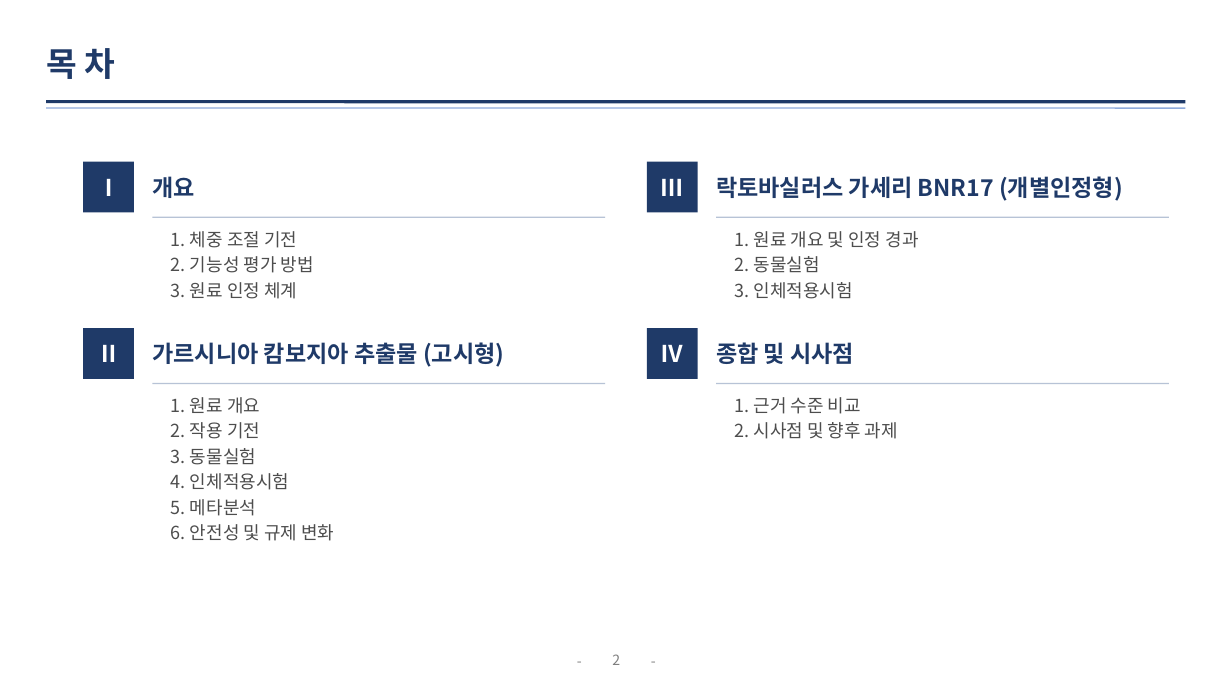
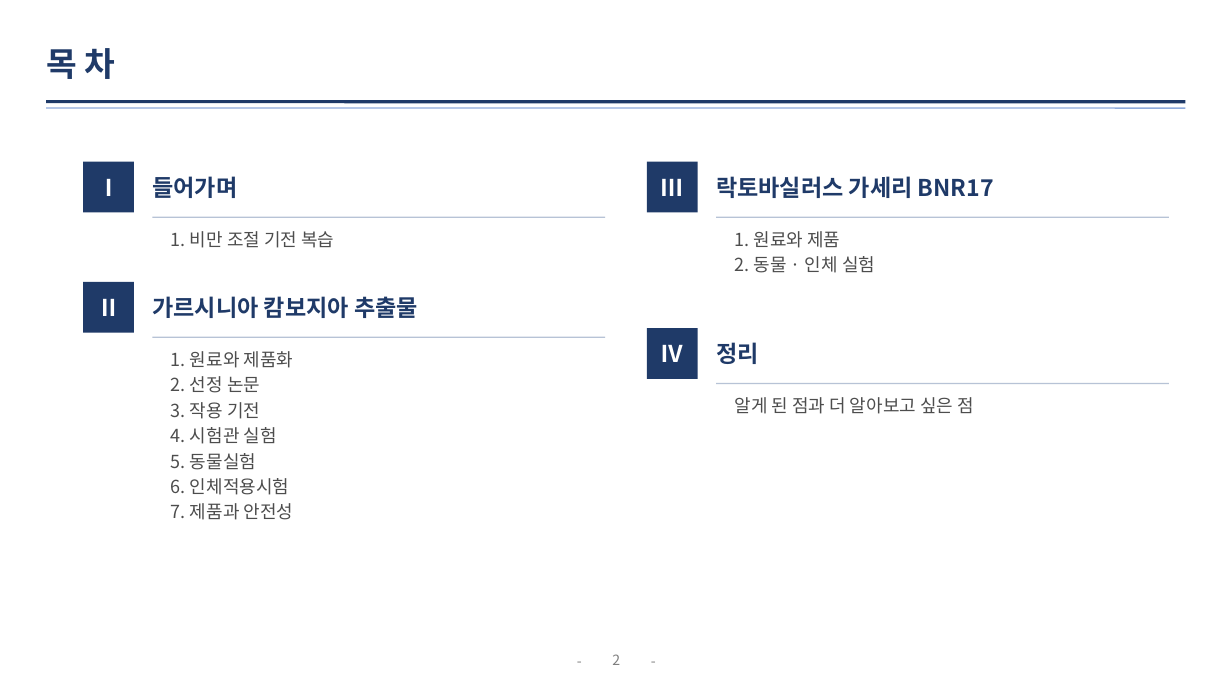
Before and after one commit to logvinca99-cell/logvinca, a slide deck: slide 2 of 발표자료/체중조절_발표_기능성식품학.pptx. Drawn at 1232x693 pixels with LibreOffice and Linux fonts; fonts in the diff are those of the drawing. Boxes give left, top, right and bottom in pixels: in the first picture for what was removed or moved away, otherwise in the second. Text is boxed around its words. In the diff, an @@ line names an element or a change of style, - is before the commit and + after.

```diff
--- a/발표자료/체중조절_발표_기능성식품학.pptx
+++ b/발표자료/체중조절_발표_기능성식품학.pptx
@@ text at (152,176,237,198): text changed @@
-개요
+들어가며
@@ text at (716,176,994,198): text changed @@
-락토바실러스 가세리 BNR17 (개별인정형)
+락토바실러스 가세리 BNR17
@@ text at (171,231,334,248): text changed @@
-1. 체중 조절 기전
-2. 기능성 평가 방법
-3. 원료 인정 체계
+1. 비만 조절 기전 복습
@@ text at (735,231,875,273): text changed @@
-1. 원료 개요 및 인정 경과
-2. 동물실험
-3. 인체적용시험
+1. 원료와 제품
+2. 동물 · 인체 실험
@@ text at (152,296,418,318): text changed @@
-가르시니아 캄보지아 추출물 (고시형)
+가르시니아 캄보지아 추출물
@@ 1 text, 1 rectangle, 1 line: place and size @@
-1 text, 1 rectangle, 1 line at (83,328,605,384)
+1 text, 1 rectangle, 1 line at (83,282,605,337)
@@ text at (171,351,294,520): text changed @@
-1. 원료 개요
-2. 작용 기전
-3. 동물실험
-4. 인체적용시험
-5. 메타분석
-6. 안전성 및 규제 변화
+1. 원료와 제품화
+2. 선정 논문
+3. 작용 기전
+4. 시험관 실험
+5. 동물실험
+6. 인체적용시험
+7. 제품과 안전성
@@ text at (716,342,759,364): text changed @@
-종합 및 시사점
+정리
@@ text at (735,397,974,414): text changed @@
-1. 근거 수준 비교
-2. 시사점 및 향후 과제
+알게 된 점과 더 알아보고 싶은 점
```
Also in this commit, not shown: 10 other slides changed, 5 slides added, 9 slides removed.
